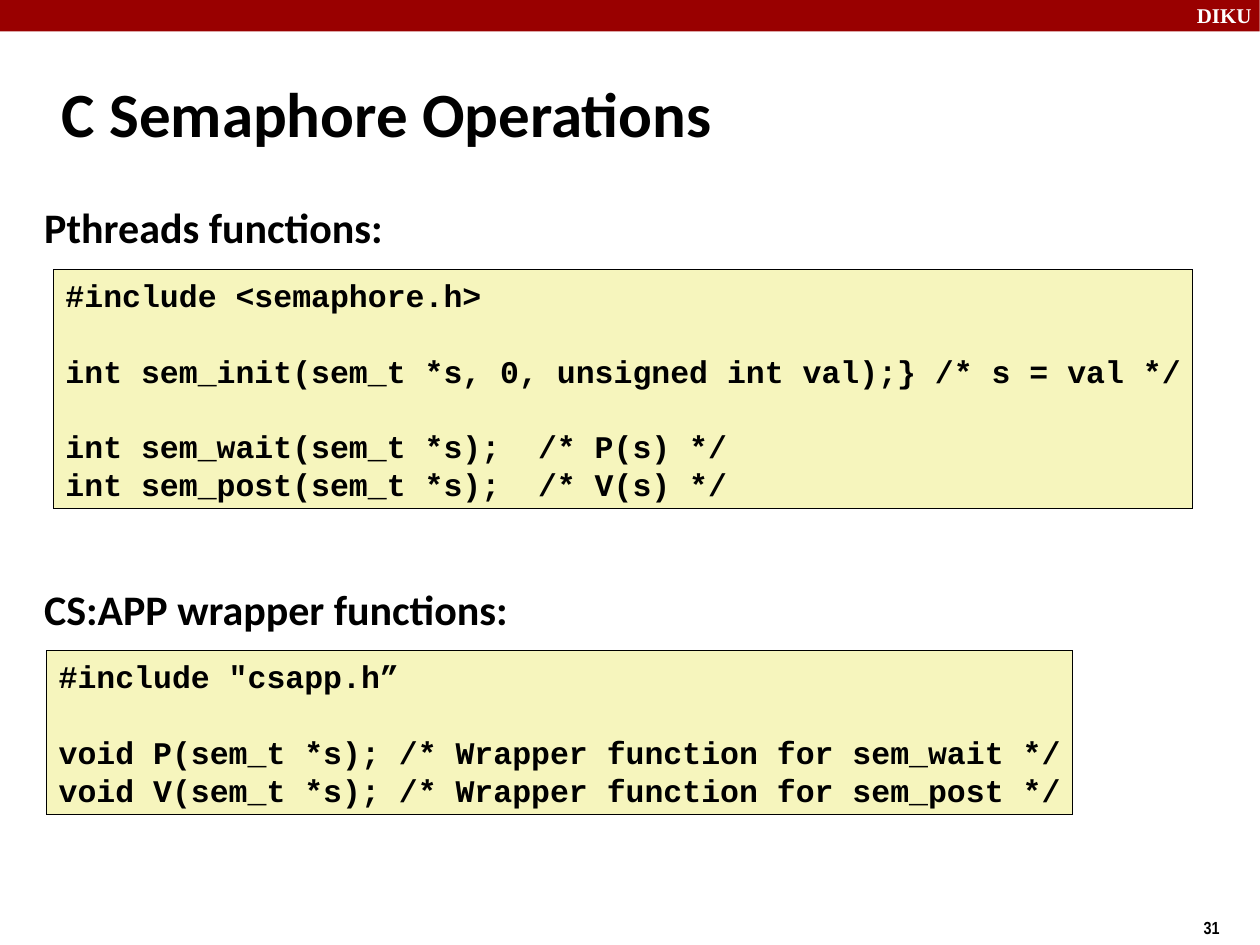
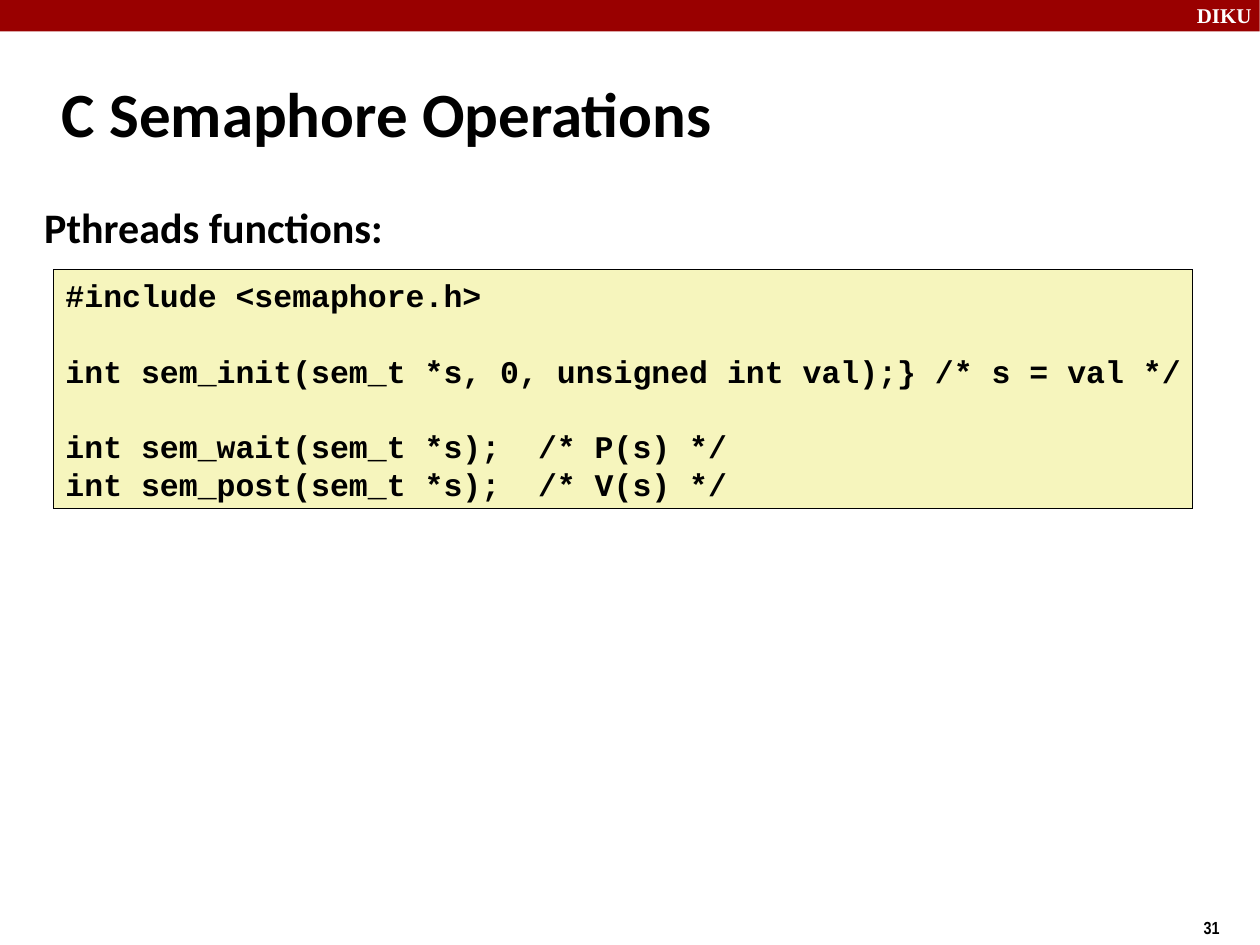
Before and after one commit to diku-dk/hpps-e2023-pub, a slide deck: slide 31 of material/6-l-2/concurrent programming II.odp. Drawn at 1260x945 pixels with LibreOffice and Linux fonts; fonts in the diff are those of the drawing. Boxes give left, top, right and bottom in pixels: in the first picture for what was removed or moved away, otherwise in the second. Text is boxed around its words. In the diff, an @@ line names an element or a change of style, - is before the commit and + after.

```diff
--- a/material/6-l-2/concurrent programming II.odp
+++ b/material/6-l-2/concurrent programming II.odp
@@ text removed at (x1=44, y1=595, x2=508, y2=632) @@
-CS:APP wrapper functions:
@@ rectangle removed at (x1=47, y1=651, x2=1074, y2=815) @@
-#include "csapp.h”
-void P(sem_t *s); /* Wrapper function for sem_wait */
-void V(sem_t *s); /* Wrapper function for sem_post */
```
Also in this commit, not shown: 9 other slides changed, 10 other files.
